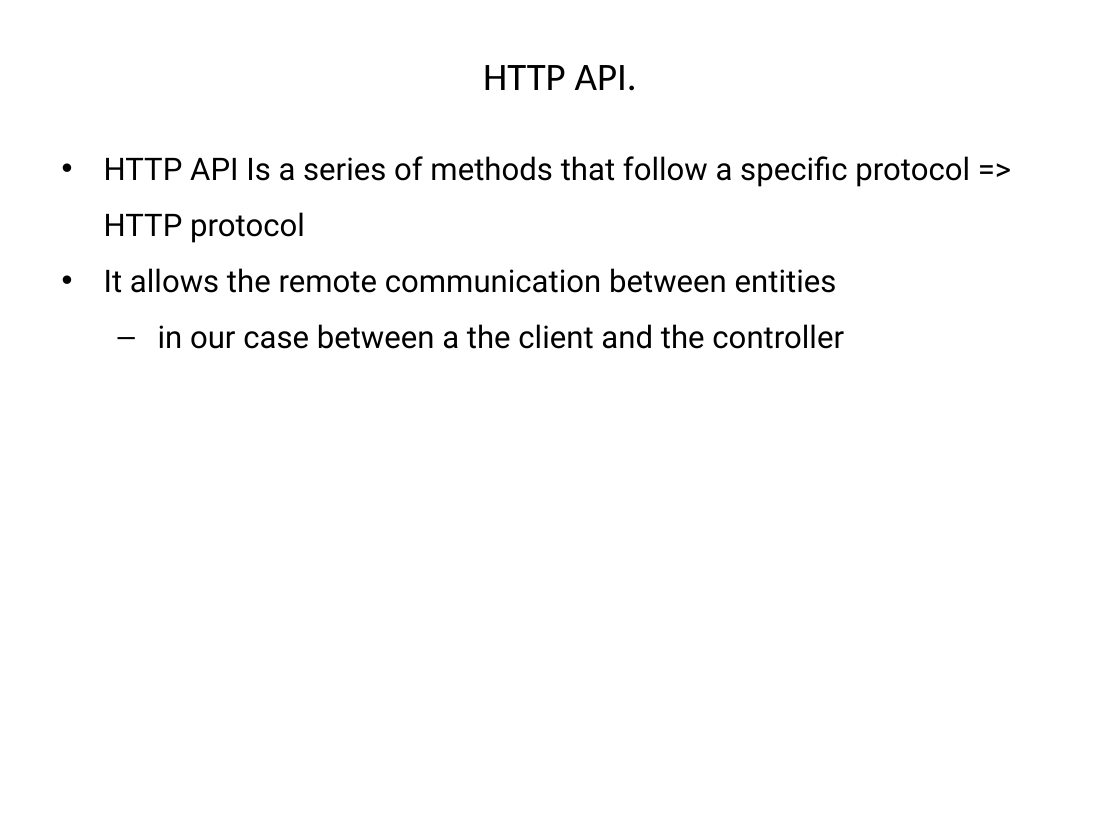
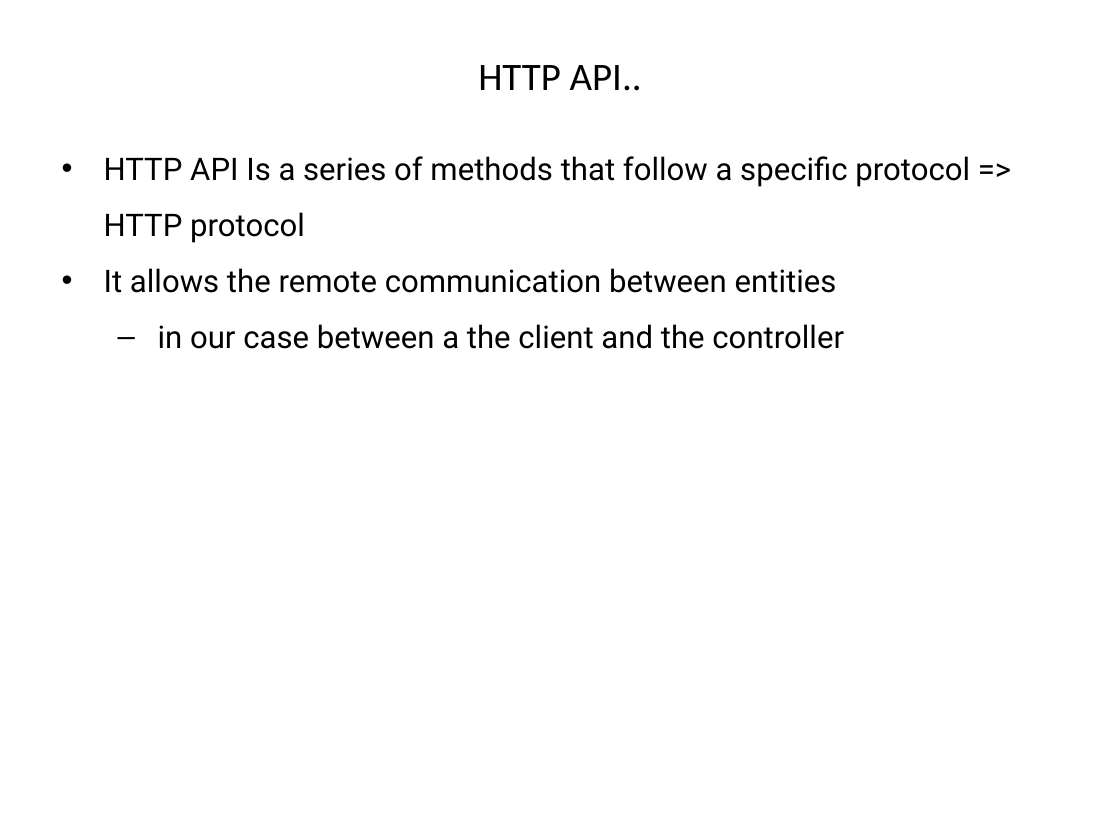
Before and after one commit to hogeschool/Development-5, a slide deck: slide 12 of Lectures/Lecture3/lesson3.pptx. Drawn at 1120x840 pixels with LibreOffice and Linux fonts; fonts in the diff are those of the drawing. Boxes give left, top, right and bottom in pixels: in the first picture for what was removed or moved away, otherwise in the second. Text is boxed around its words. In the diff, an @@ line names an element or a change of style, - is before the commit and + after.

```diff
--- a/Lectures/Lecture3/lesson3.pptx
+++ b/Lectures/Lecture3/lesson3.pptx
@@ title at bbox=[478, 65, 642, 91]: text changed @@
-HTTP API.
+HTTP API..
```
Also in this commit, not shown: 18 other slides changed, 15 slides added.
